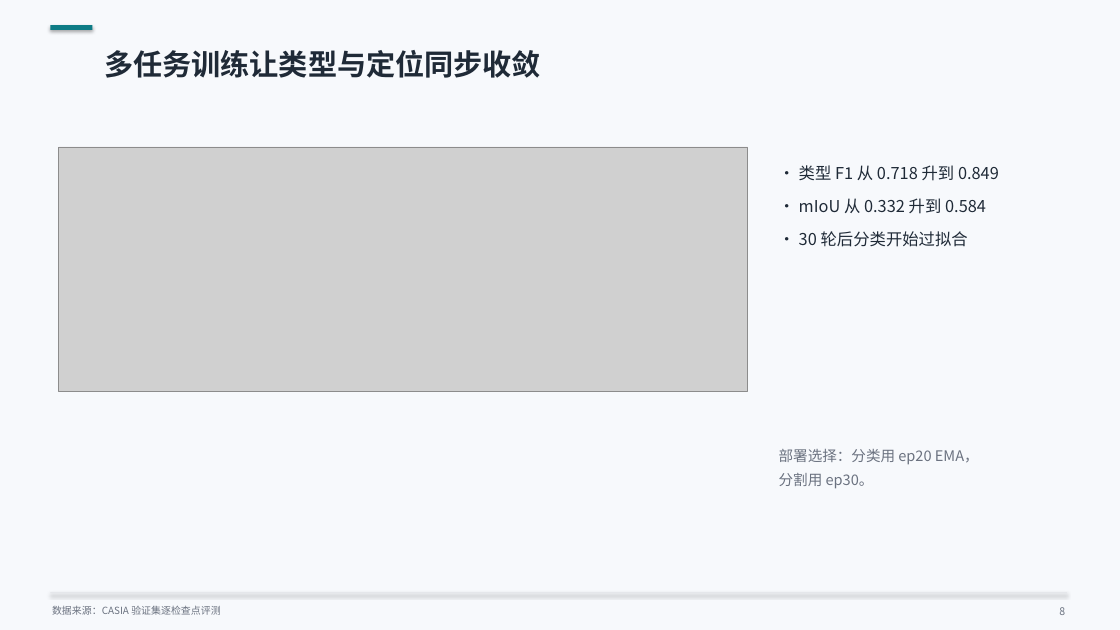
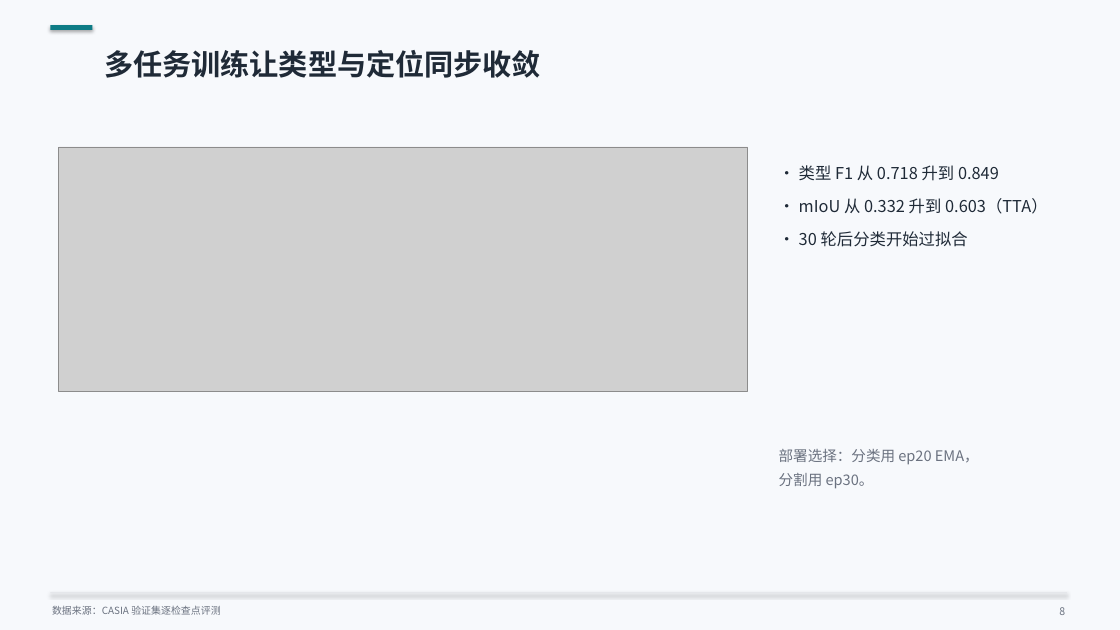
Before and after one commit to changest/Image-Tampering-Detection-3.0, a slide deck: slide 8 of paper/FBFN_v3.0_答辩.pptx. Drawn at 1120x630 pixels with LibreOffice and Linux fonts; fonts in the diff are those of the drawing; grey boxes stand for pictures. Boxes give left, top, right and bottom in pixels: in the first picture for what was removed or moved away, otherwise in the second. Text is boxed around its words. In the diff, an @@ line names an element or a change of style, - is before the commit and + after.

```diff
--- a/paper/FBFN_v3.0_答辩.pptx
+++ b/paper/FBFN_v3.0_答辩.pptx
@@ text at box(799, 198, 1047, 214): text changed @@
-• mIoU 从 0.332 升到 0.584
+• mIoU 从 0.332 升到 0.603（TTA）
```
Also in this commit, not shown: 3 other slides changed, 9 other files.
